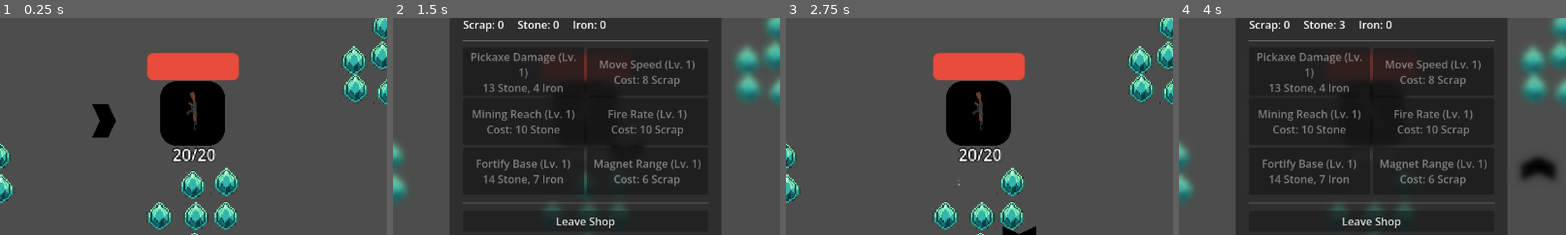
Above: before the commit, frames 1-4 (left to right).
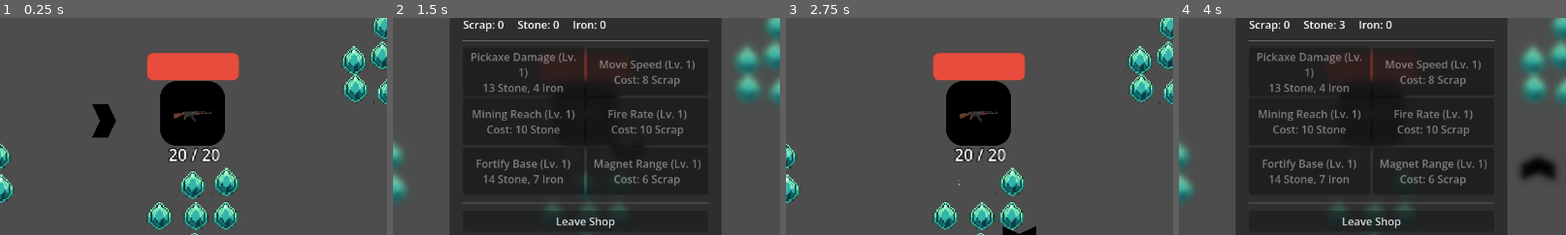
Above: after the commit, the same moments.

Repository: GamerKT4/j-ust-a-nyth-in-g
Game: Godot game, scene res://Scenes/main.tscn
The game is run twice, just before and just after one commit, with the same random seed, the same clock (stepped at 60 frames per second) and the same inputs.
Inputs (mouse positions are % of the whole screen's width and height, from its top left):
- Up to frame 1 (0.25 s): no input
- Up to frame 2 (1.5 s): tap Enter at 0.5 s; move the mouse to (72, 45) at 0.52 s; hold D (move_right) 0.53-1.28 s; tap Q (dev_key) at 0.6 s; click (72, 45) at 0.67 s; move the mouse to (30, 55) at 1.27 s; hold S (move_down) from 1.28 s (still down); tap B at 1.35 s
- Up to frame 3 (2.75 s): release S (move_down) at 2 s; click "Leave Shop" at 2 s
- Up to frame 4 (4 s): tap Space at 2.75 s; move the mouse to (60, 28) at 2.77 s; hold D (move_right) 2.78-3.53 s; tap Tab at 2.85 s; move the mouse to (45, 70) at 3.52 s; hold W (move_up) from 3.53 s (still down); tap Q (dev_key) at 3.6 s; click (45, 70) at 3.67 s
The pictures show only the part of the screen within x 25-75%, y 28-78%; the shares and areas given below are measured in that part.

The runs differ from the first frame. In frame 1, 0.9% of the frame differs, in the area x 43-57%, y 33-67%; in frame 2, less than 0.1%; in frame 3, 0.9%; in frame 4, less than 0.1%.

Commit message:
added reloading label and fixed mining and attacking
just fixed it you know i am the best

Diff:
--- a/Scenes/main.tscn
+++ b/Scenes/main.tscn
@@ -111,7 +111,7 @@
 visible = false
 
 [node name="WorldGen" parent="." unique_id=453305798 instance=ExtResource("7_6bp64")]
-world_seed = 71
+world_seed = "jatin_2026"
 stone_texture = ExtResource("8_hptm8")
 iron_texture = ExtResource("8_hptm8")
 iron_color = Color(1, 1, 0.23921569, 1)
--- a/Scripts/ammo_label.gd
+++ b/Scripts/ammo_label.gd
@@ -2,8 +2,14 @@
 
 @onready var gun: Node2D = $"../Gun"
 
+
 func _ready() -> void:
-	gun.ammo_changed.connect(_on_ammo_changed)
+	gun.ammo_changed.connect(update_display)
+	gun.reload_started.connect(func(): text = "Reloading...")
+	gun.reload_finished.connect(update_display)
 
-func _on_ammo_changed():
-	self.text = str(gun.ammo) + " / " + str(gun.ammo_limit)
+	update_display()
+
+
+func update_display() -> void:
+	text = "%d / %d" % [gun.ammo, gun.ammo_limit]
--- a/Scripts/gun.gd
+++ b/Scripts/gun.gd
@@ -4,94 +4,195 @@
 
 signal ammo_emptied
 signal ammo_changed
+signal reload_started
+signal reload_finished
 
 @onready var attack_range: Area2D = $Range
 @onready var cooldown: Timer = $Cooldown
 @onready var reload: Timer = $Reload
 
+# Visual references
+@onready var anim_sprite: AnimatedSprite2D = get_node_or_null("AnimatedSprite2D")
+@onready var anim_player: AnimationPlayer = get_node_or_null("AnimationPlayer")
+
 var gun_is_cool: bool = true
-var ammo_limit: int = Variables.gun_ammo_limit
+var is_reloading: bool = false
+var ammo_limit: int = 10
 var ammo: int = ammo_limit
-var enemies_in_range: Array
 
 @export var damage: float = 15.0
+@export var reload_time: float = 2.0 # Default reload duration in seconds
+@export var calm_delay: float = 0.75 # Seconds before resuming mining after bugs leave screen
+
+var threat_timer: float = 0.0
 
 
 func _ready() -> void:
+	if "gun_ammo_limit" in Variables:
+		ammo_limit = Variables.gun_ammo_limit
+	ammo = ammo_limit
+
 	gun_is_cool = true
+	is_reloading = false
+
+	# Configure Timers
 	cooldown.one_shot = true
 	cooldown.wait_time = Variables.gun_cooldown
+
+	reload.one_shot = true
+	if "gun_reload_time" in Variables:
+		reload.wait_time = Variables.gun_reload_time
+	else:
+		reload.wait_time = reload_time
+
+	# Connect Timer Signals Safely
+	if not cooldown.timeout.is_connected(_on_cooldown_timeout):
+		cooldown.timeout.connect(_on_cooldown_timeout)
+	if not reload.timeout.is_connected(_on_reload_timeout):
+		reload.timeout.connect(_on_reload_timeout)
+
+	rotation = 0.0
+	scale = Vector2.ONE
 
 	if Variables.has_signal("upgrades_updated"):
 		Variables.upgrades_updated.connect(_on_upgrades_updated)
 
 	ammo_emptied.connect(_on_ammo_emptied)
 
+	# Notify UI of initial full ammo
+	ammo_changed.emit()
+
+
+func _process(delta: float) -> void:
+	# Check if any enemy is on screen
+	if is_any_bug_on_screen():
+		threat_timer = calm_delay # Reset wait timer while bugs are visible
+	elif threat_timer > 0.0:
+		threat_timer -= delta # Count down when screen is clear
+
+	# Cannot shoot while cooling down, out of ammo, or reloading
+	if gun_is_cool and ammo > 0 and not is_reloading:
+		try_to_shoot()
+
+
+func try_to_shoot() -> void:
+	var bodies = attack_range.get_overlapping_bodies()
+	if bodies.is_empty():
+		return
+
+	# Priority 1: Shoot nearest bug inside gun attack radius
+	var nearest_enemy: Node2D = get_closest_target_in_group(bodies, "Enemies")
+	if nearest_enemy:
+		_execute_shot(nearest_enemy)
+		return
+
+	# Priority 2: If bugs are on screen or threat timer is active, hold fire and DO NOT mine
+	if threat_timer > 0.0:
+		return
+
+	# Priority 3: Screen has been clear for calm_delay -> mine nearest rock
+	var nearest_rock: Node2D = get_closest_target_in_group(bodies, "Minable")
+	if nearest_rock:
+		_execute_shot(nearest_rock)
+
+
+func _execute_shot(target: Node2D) -> void:
+	_play_shoot_animation()
+
+	if target.is_in_group("Enemies"):
+		var scrap_drop = SCRAP_SCENE.instantiate()
+		scrap_drop.global_position = target.global_position
+		get_tree().current_scene.add_child(scrap_drop)
+
+		target.queue_free()
+		ammo -= 1
+		ammo_changed.emit()
+
+		cooldown.start()
+		gun_is_cool = false
+
+		if ammo <= 0:
+			ammo = 0
+			ammo_emptied.emit()
+
+	elif target.is_in_group("Minable"):
+		if target.has_method("take_damage"):
+			var dmg = Variables.pickaxe_damage if "pickaxe_damage" in Variables else 1
+			target.take_damage(dmg)
+
+		cooldown.start()
+		gun_is_cool = false
+
+
+func _play_shoot_animation() -> void:
+	if anim_player and anim_player.has_animation("shoot"):
+		anim_player.stop()
+		anim_player.play("shoot")
+	elif anim_sprite and anim_sprite.sprite_frames and anim_sprite.sprite_frames.has_animation("shoot"):
+		anim_sprite.stop()
+		anim_sprite.play("shoot")
+
+
+func _play_reload_animation() -> void:
+	if anim_player and anim_player.has_animation("reload"):
+		anim_player.play("reload")
+	elif anim_sprite and anim_sprite.sprite_frames and anim_sprite.sprite_frames.has_animation("reload"):
+		anim_sprite.play("reload")
+
 
 func _on_upgrades_updated() -> void:
 	cooldown.wait_time = Variables.gun_cooldown
 
+
 func _on_cooldown_timeout() -> void:
 	gun_is_cool = true
-	try_to_shoot()
 
-func _on_body_entered_in_range(_body: Node2D) -> void:
-	call_deferred("try_to_shoot")
 
-func _on_ammo_emptied():
+func _on_ammo_emptied() -> void:
+	if is_reloading:
+		return
+	is_reloading = true
+	reload_started.emit()
+	_play_reload_animation()
 	reload.start()
+
 
 func _on_reload_timeout() -> void:
 	ammo = ammo_limit
+	is_reloading = false
 	ammo_changed.emit()
+	reload_finished.emit()
 
-func sort_by_distance(a: Node2D, b: Node2D) -> bool:
-	var dist_a = a.global_position.distance_squared_to(global_position)
-	var dist_b = b.global_position.distance_squared_to(global_position)
-	return dist_a < dist_b
 
-func try_to_shoot() -> void:
-	if not gun_is_cool:
-		return
+# Fast single-pass search for the closest body in a specific group
+func get_closest_target_in_group(bodies: Array, group_name: String) -> Node2D:
+	var closest: Node2D = null
+	var min_dist_sq: float = INF
 
-	if ammo == 0:
-		return
+	for body in bodies:
+		if is_instance_valid(body) and body.is_in_group(group_name):
+			var dist_sq = global_position.distance_squared_to(body.global_position)
+			if dist_sq < min_dist_sq:
+				min_dist_sq = dist_sq
+				closest = body
 
-	enemies_in_range = attack_range.get_overlapping_bodies()
-	if enemies_in_range.is_empty():
-		return
+	return closest
 
-	enemies_in_range.sort_custom(sort_by_distance)
 
-	# Priority 1: Check for real enemies first
-	for target in enemies_in_range:
-		if is_instance_valid(target) and target.is_in_group("Enemies"):
-			look_at(target.global_position)
+# Checks if any enemy is currently visible inside the camera's viewport
+func is_any_bug_on_screen() -> bool:
+	var viewport = get_viewport()
+	if not viewport:
+		return false
 
-			var scrap_drop = SCRAP_SCENE.instantiate()
-			scrap_drop.global_position = target.global_position
-			get_tree().current_scene.add_child(scrap_drop)
+	var screen_rect = viewport.get_visible_rect()
+	var canvas_xform = viewport.get_canvas_transform()
+	var enemies = get_tree().get_nodes_in_group("Enemies")
 
-			target.queue_free()
-			print("Enemy killed!")
-			ammo -= 1
-			ammo_changed.emit()
+	for enemy in enemies:
+		if is_instance_valid(enemy) and enemy is Node2D:
+			var screen_pos = canvas_xform * enemy.global_position
+			if screen_rect.has_point(screen_pos):
+				return true
 
-			if ammo == 0:
-				ammo_emptied.emit()
-
-			cooldown.start()
-			gun_is_cool = false
-			return
-
-	# Priority 2: If no enemies were found, mine the nearest rock
-	for target in enemies_in_range:
-		if is_instance_valid(target) and target.is_in_group("Minable"):
-			look_at(target.global_position)
-
-			if target.has_method("take_damage"):
-				target.take_damage(1)
-
-			cooldown.start()
-			gun_is_cool = false
-			return
+	return false
